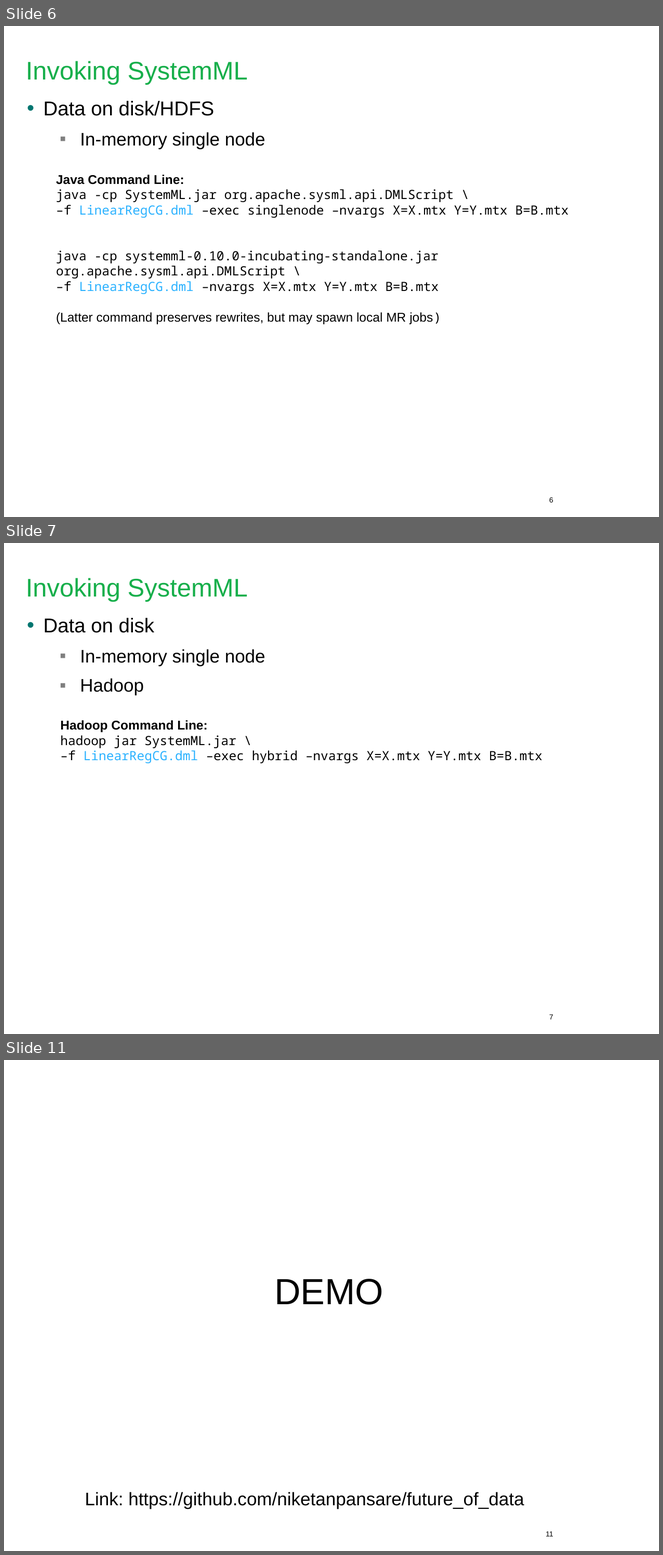
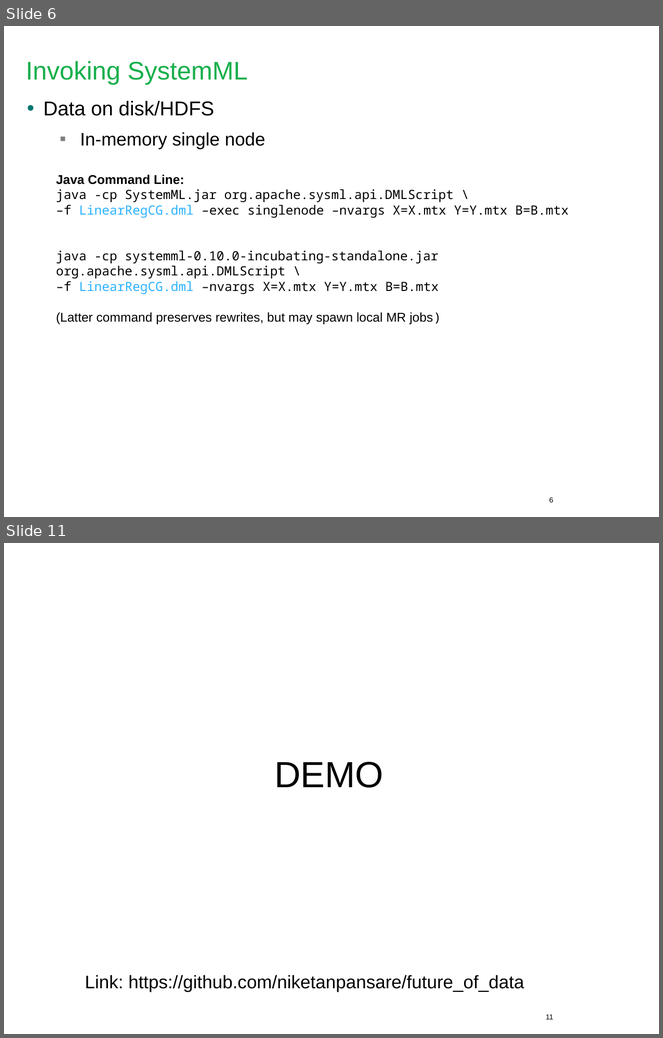
Before and after one commit to niketanpansare/future_of_data, a slide deck: 2016-NYMeetup-SystemML.ppt. Shown one above the other, each under a label of ours: slides 6, 7 and 11 before the commit, slides 6 and 11 after it; the slides between them are not shown. The pictures are 663x1555 and 663x1038 pixels, drawn with LibreOffice and Linux fonts; fonts in the diff are those of the drawing; background and template pictures are left out. Boxes give left, top, right and bottom in pixels: in the first picture for what was removed or moved away, otherwise in the second. Text is boxed around its words. In the diff, an @@ line names an element or a change of style, - is before the commit and + after.

Commit message:
Updating the slide deck

```diff
--- a/2016-NYMeetup-SystemML.ppt
+++ b/2016-NYMeetup-SystemML.ppt
@@ slide 7 removed at (4,543,659,1034), background #FFFFFF @@
@@ title removed at (26,578,248,602) @@
-Invoking SystemML
@@ text removed at (44,618,266,695) @@
-• Data on disk
-  ▪ In-memory single node
-  ▪ Hadoop
@@ text removed at (60,720,543,763) @@
-Hadoop Command Line:
-hadoop jar SystemML.jar \
-–f LinearRegCG.dml –exec hybrid –nvargs X=X.mtx Y=Y.mtx B=B.mtx
@@ page number removed at (549,1015,554,1020) @@
-7
```
Also in this commit, not shown: 3 slides changed, 1 slide added.
